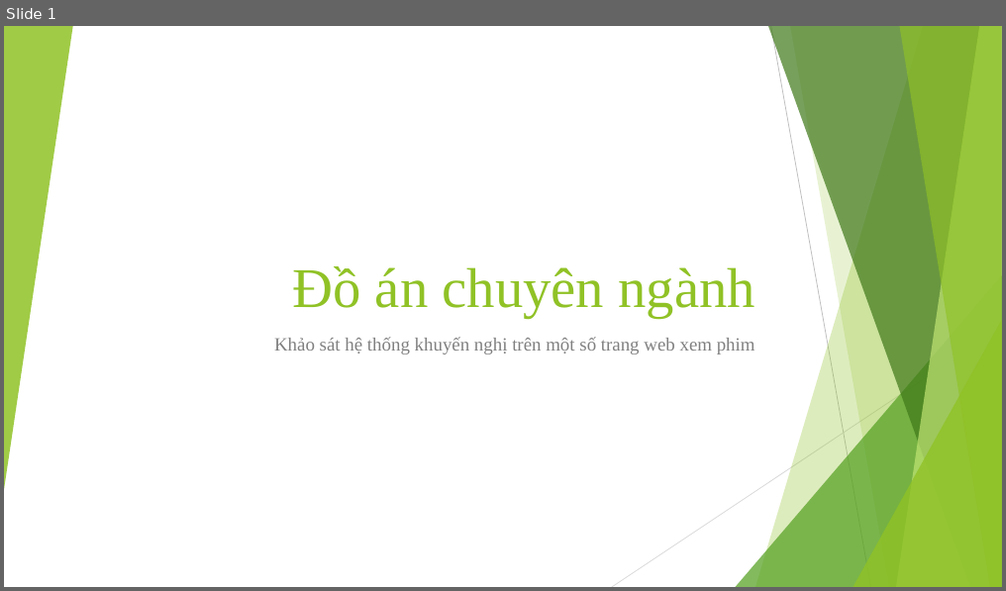
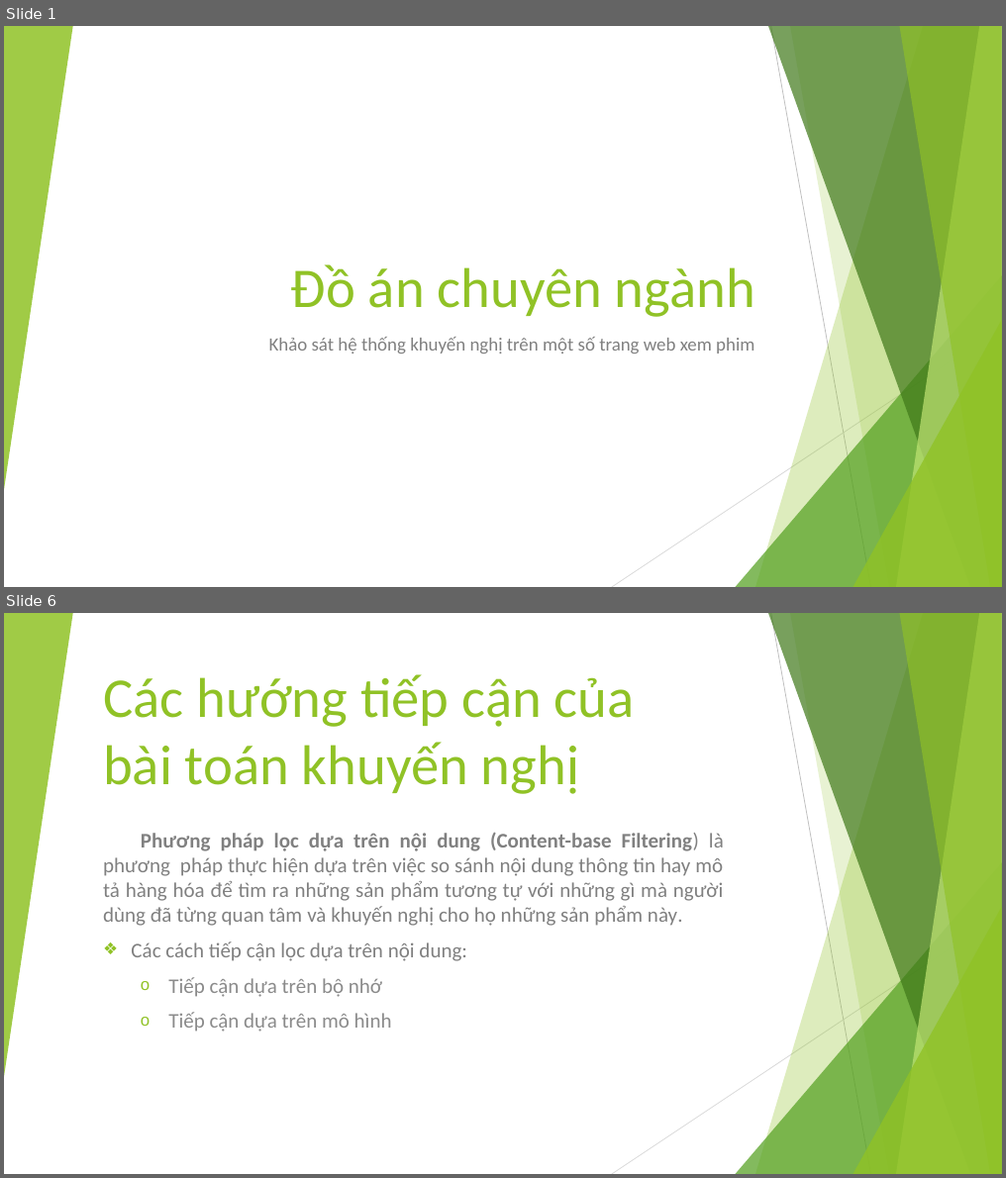
Before and after one commit to EdgarIgnite16/Specialized-Projects, a slide deck: DACN_ThuyetTrinh.pptx. Shown one above the other, each under a label of ours: slide 1 before the commit, slides 1 and 6 after it; the slides between them are not shown. The pictures are 1006x591 and 1006x1178 pixels, drawn with LibreOffice and Linux fonts; fonts in the diff are those of the drawing. Boxes give left, top, right and bottom in pixels: in the first picture for what was removed or moved away, otherwise in the second. Text is boxed around its words. In the diff, an @@ line names an element or a change of style, - is before the commit and + after.

```diff
--- a/DACN_ThuyetTrinh.pptx
+++ b/DACN_ThuyetTrinh.pptx
@@ slide 6 added at (4,613,1002,1174), background #FFFFFF; not listed: 10 template elements that a slide beside it also shows @@
@@ title added at (103,674,635,794), 54 pt, text #90C226 @@
+Các hướng tiếp cận của
+bài toán khuyến nghị
@@ subtitle added at (103,833,724,1032), 20 pt, text #808080 @@
+Phương pháp lọc dựa trên nội dung (Content-base Filtering) là phương pháp thực hiện dựa trên việc so sánh nội dung thông tin hay mô tả hàng hóa để tìm ra những sản phẩm tương tự với những gì mà người dùng đã từng quan tâm và khuyến nghị cho họ những sản phẩm này.
+❖ Các cách tiếp cận lọc dựa trên nội dung:
+  o Tiếp cận dựa trên bộ nhớ
+  o Tiếp cận dựa trên mô hình
@@ slide 1 changed as well @@
@@ title "Đồ án chuyên ngành" at (291,265,755,317): font Times New Roman to Calibri @@
@@ subtitle "Khảo sát hệ thống khuyến ..." at (269,337,754,354): font Times New Roman to Calibri @@
```
Also in this commit, not shown: 6 other slides added, 1 slide removed, 2 other files.
